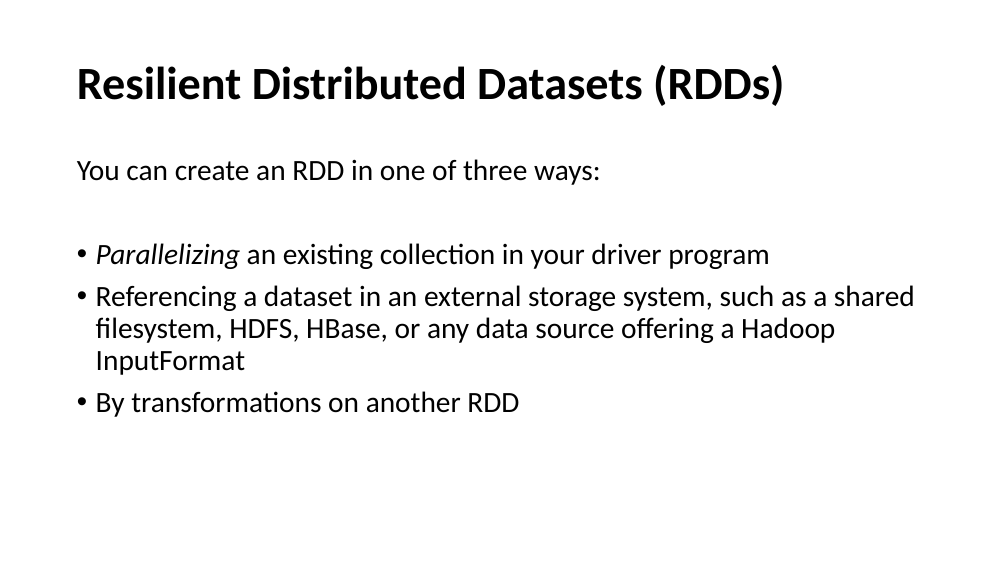
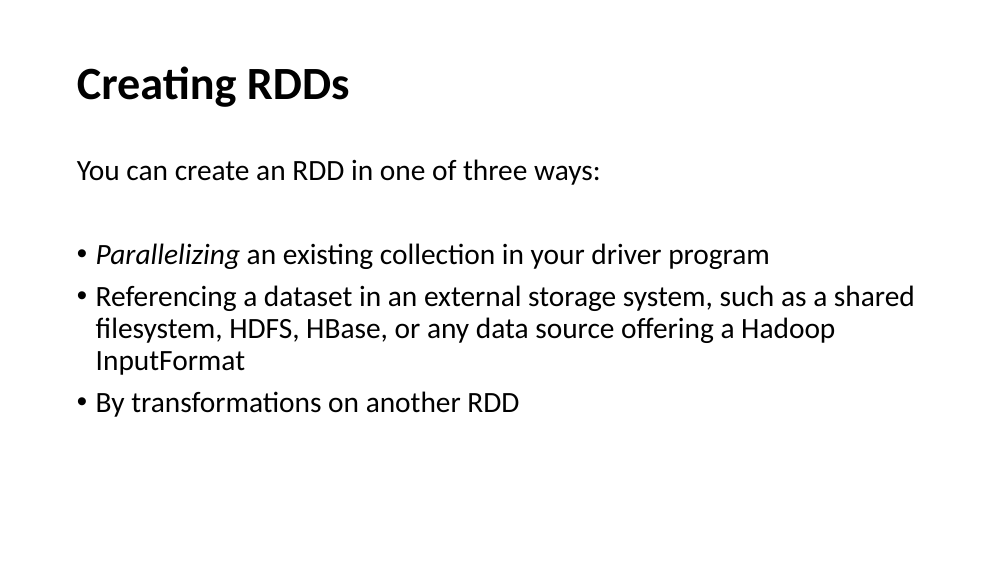
Before and after one commit to marilynwaldman/course, a slide deck: slide 5 of spark/03-RDDs/01-BasicRdds.pptx (slide 3 before the commit). Drawn at 1008x567 pixels with LibreOffice and Linux fonts; fonts in the diff are those of the drawing. Boxes give left, top, right and bottom in pixels: in the first picture for what was removed or moved away, otherwise in the second. Text is boxed around its words. In the diff, an @@ line names an element or a change of style, - is before the commit and + after.

Commit message:
updated paired rdds

```diff
--- a/spark/03-RDDs/01-BasicRdds.pptx
+++ b/spark/03-RDDs/01-BasicRdds.pptx
@@ title at [77, 66, 350, 107]: text changed @@
-Resilient Distributed Datasets (RDDs)
+Creating RDDs
```
Also in this commit, not shown: 2 other slides changed, 4 slides added, 9 other files.
